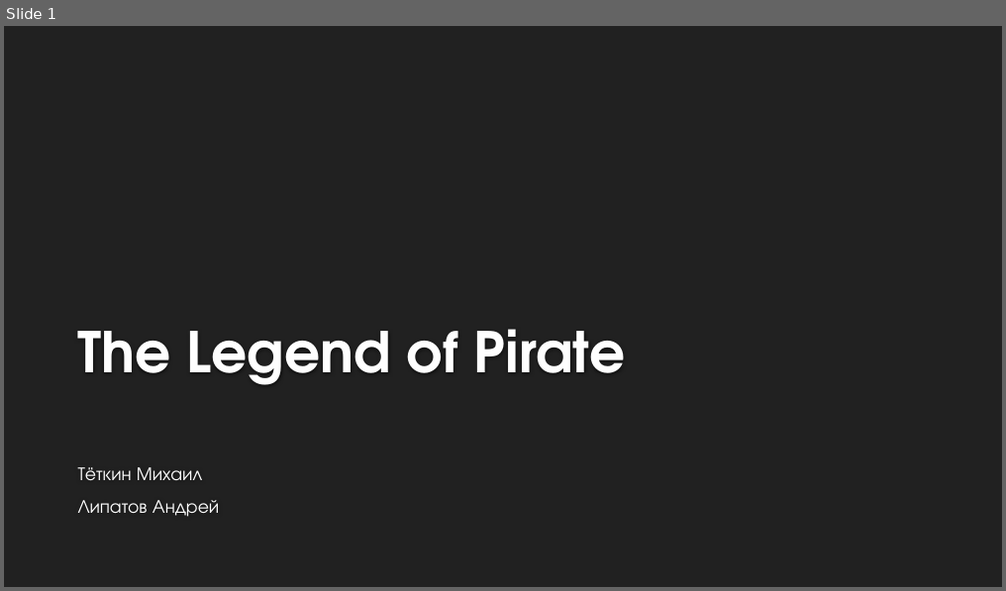
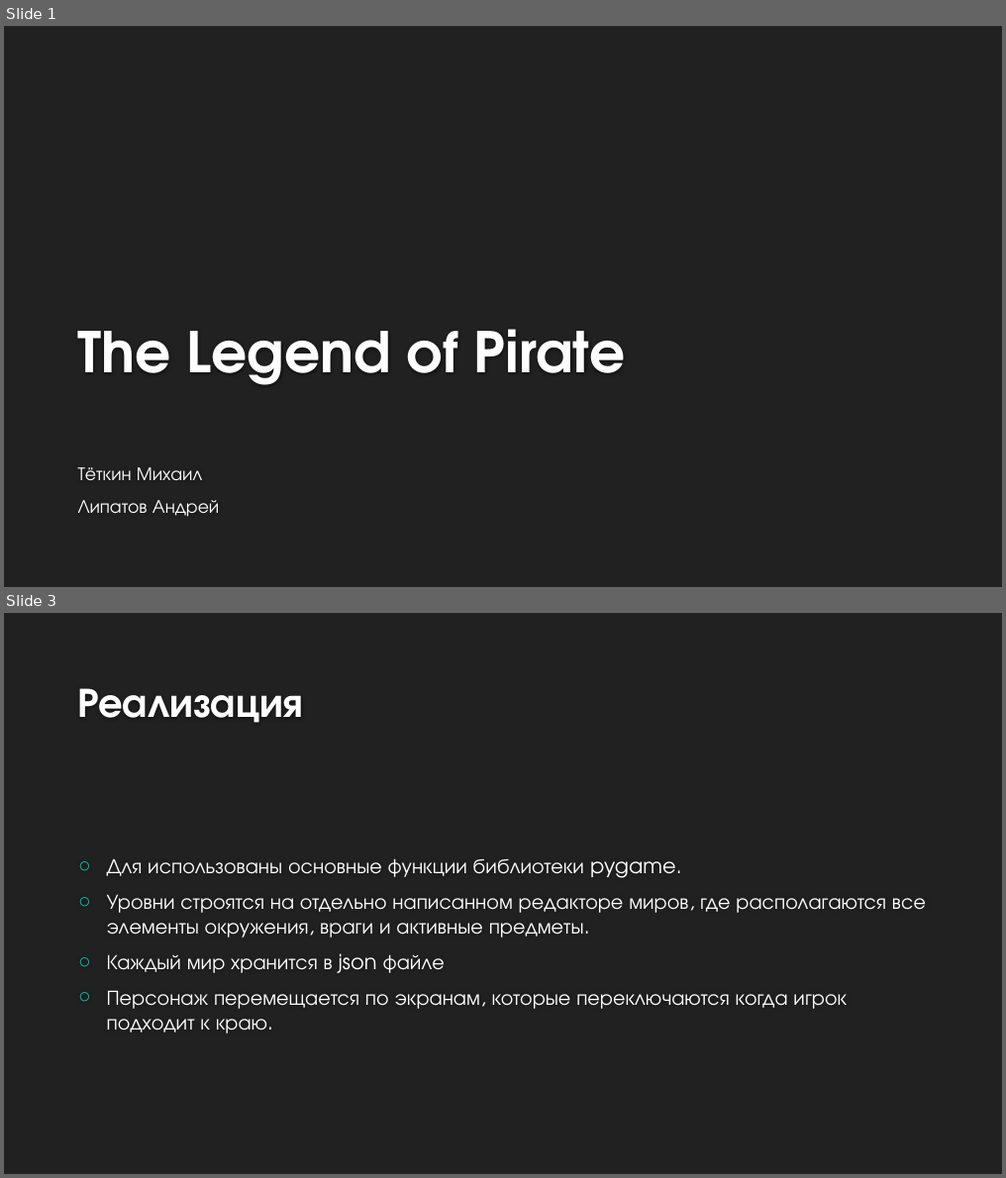
Before and after one commit to MixelTe/The-Legend-of-Pirate, a slide deck: docs/The Legend of Pirate.pptx. Shown one above the other, each under a label of ours: slide 1 before the commit, slides 1 and 3 after it; the slides between them are not shown. The pictures are 1006x591 and 1006x1178 pixels, drawn with LibreOffice and Linux fonts; fonts in the diff are those of the drawing; background and template pictures are left out. Boxes give left, top, right and bottom in pixels: in the first picture for what was removed or moved away, otherwise in the second. Text is boxed around its words. In the diff, an @@ line names an element or a change of style, - is before the commit and + after.

```diff
--- a/docs/The Legend of Pirate.pptx
+++ b/docs/The Legend of Pirate.pptx
@@ slide 3 added at (4, 613, 1002, 1174), background #212121 @@
@@ title added at (78, 688, 304, 723), 40 pt, text #FEFEFE, bold @@
+Реализация
@@ text added at (107, 859, 926, 1034), 20 pt, text #FFFFFF @@
+○ Для использованы основные функции библиотеки pygame.
+○ Уровни строятся на отдельно написанном редакторе миров, где располагаются все элементы окружения, враги и активные предметы.
+○ Каждый мир хранится в json файле
+○ Персонаж перемещается по экранам, которые переключаются когда игрок подходит к краю.
```
Also in this commit, not shown: 3 other slides added, 1 slide removed, 4 other files.
